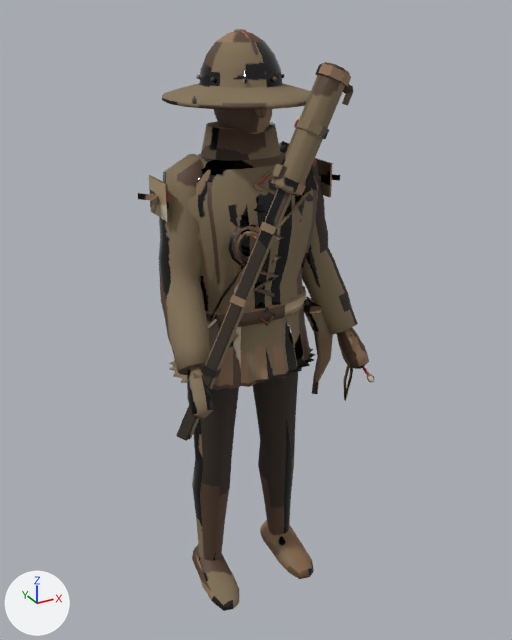
Two versions of the glTF model Assets/Models/ArtBible/Enemies/Late/Handgunner/glTF/Handgunner.gltf, one commit apart.
One viewpoint serves both versions: a camera (50 mm lens) standing at (-0.932, -1.773, 1.829) and looking at (0.027, -0.03, 0.958). Every picture has the same lights, and +X, +Y and +Z are marked at lower left. The older version comes first. Vertices at exactly the same position are counted once.

Objects in the first picture: 'Handgunner'.
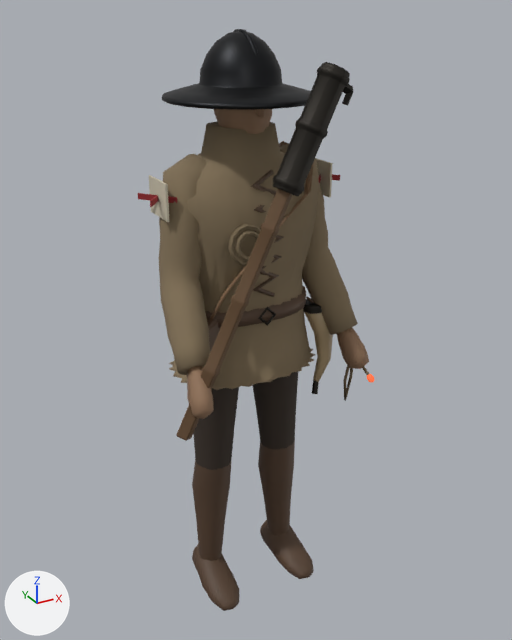
Pixel boxes (x1, y1, x2, y2) of what changed, in the pictures (512 x 640 px):
part 1 of me_handgunner, deleted
    before: (196, 64, 336, 83)
part 2 of me_handgunner, cut back
    before: (201, 63, 351, 378)
    after: (177, 62, 350, 440)
part 3 of me_handgunner, surface changed
    both: (138, 29, 374, 611)

What the commit changed:
me_handgunner is used by ob_handgunner; location (0.0, 0.0, 0.0).
me_handgunner had 2929 vertices, 5626 faces and spanned x -0.34..0.34, y -0.32..0.23, z 0.0..1.78.
me_handgunner now has 3105 vertices, 6050 faces and spans x -0.34..0.34, y -0.32..0.23, z 0.0..1.78.
me_handgunner part 1: 11 loose pieces with 224 vertices, spanning x -0.17..0.17, y -0.29..0.12, z 0.45..1.71, are deleted.
me_handgunner part 2: 14 vertices moved within x -0.21..0.12, y -0.3..-0.22, z 0.94..1.7; 48 vertices removed from x -0.27..0.16, y -0.31..-0.22, z 0.96..1.71; 448 vertices added at x -0.26..0.15, y -0.31..-0.22, z 0.94..1.71.
me_handgunner part 3: 4976 kept faces spanning x -0.34..0.34, y -0.32..0.23, z 0.0..1.78 get new texture (UV) coordinates.
